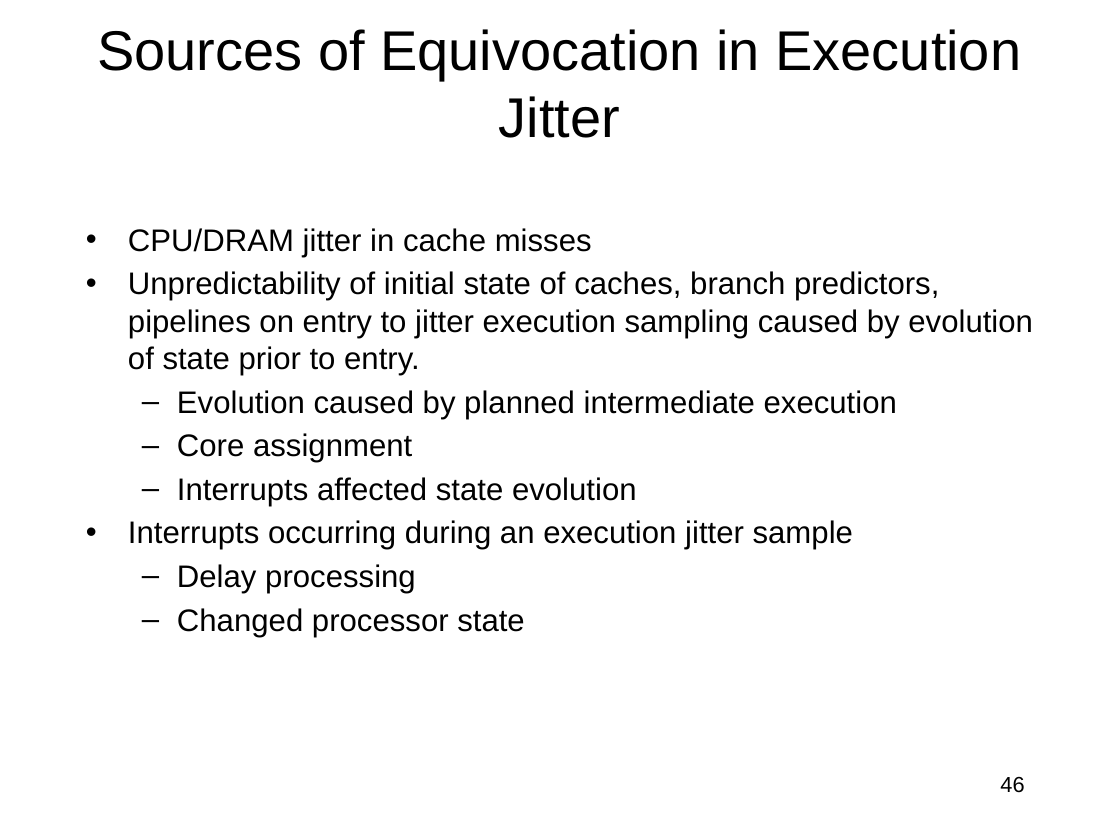
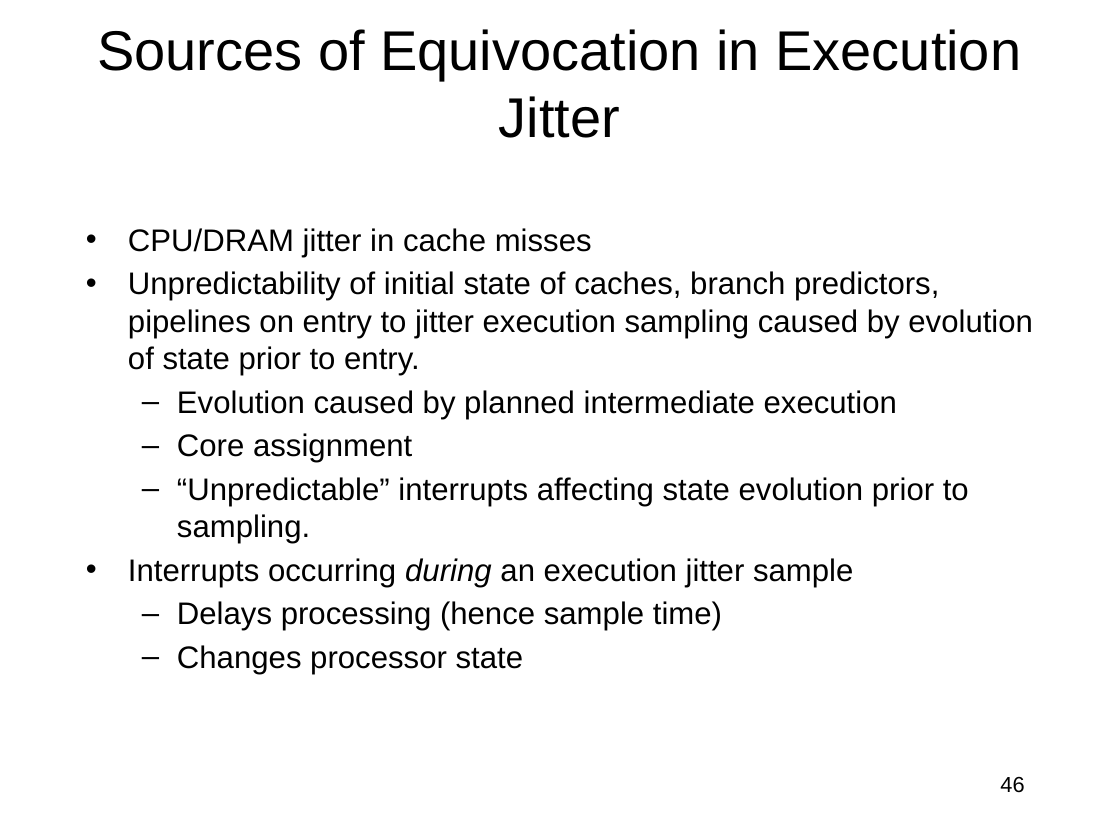
Before and after one commit to jlmucb/class_notes, a slide deck: slide 46 of BerkeleyClass/CS290Spring2013/Lectures/entropy_talk.pptx. Drawn at 1120x840 pixels with LibreOffice and Linux fonts; fonts in the diff are those of the drawing. Boxes give left, top, right and bottom in pixels: in the first picture for what was removed or moved away, otherwise in the second. Text is boxed around its words. In the diff, an @@ line names an element or a change of style, - is before the commit and + after.

```diff
--- a/BerkeleyClass/CS290Spring2013/Lectures/entropy_talk.pptx
+++ b/BerkeleyClass/CS290Spring2013/Lectures/entropy_talk.pptx
@@ text at [177,477,969,544]: text changed @@
-  – Interrupts affected state evolution
+  – “Unpredictable” interrupts affecting state evolution prior to sampling.
@@ text at [128,558,853,587]: italic on in "during" @@
@@ text at [177,601,722,674]: text changed @@
-  – Delay processing
-  – Changed processor state
+  – Delays processing (hence sample time)
+  – Changes processor state
```
Also in this commit, not shown: 1 other slide changed, 2 other files.
